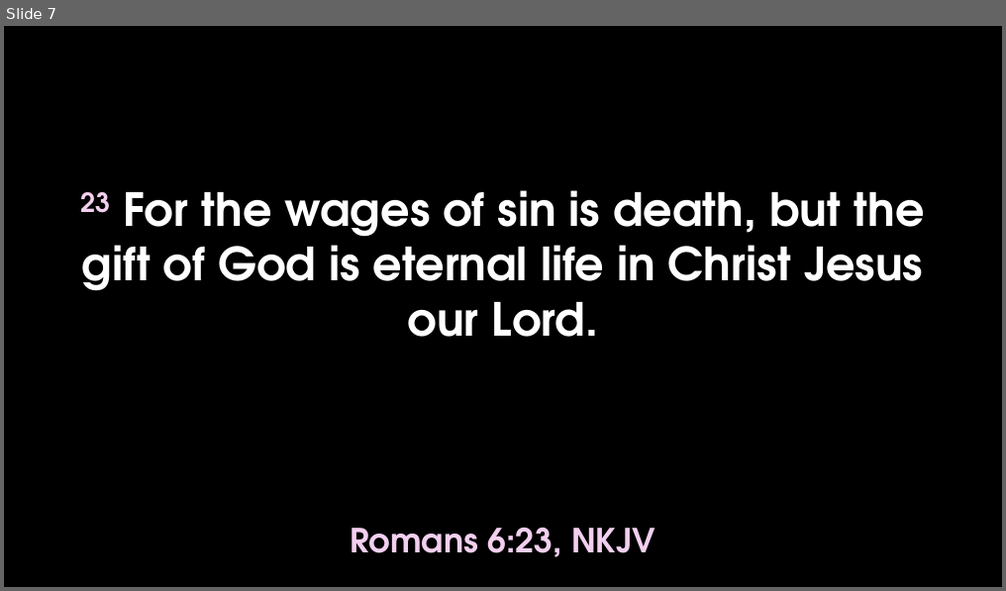
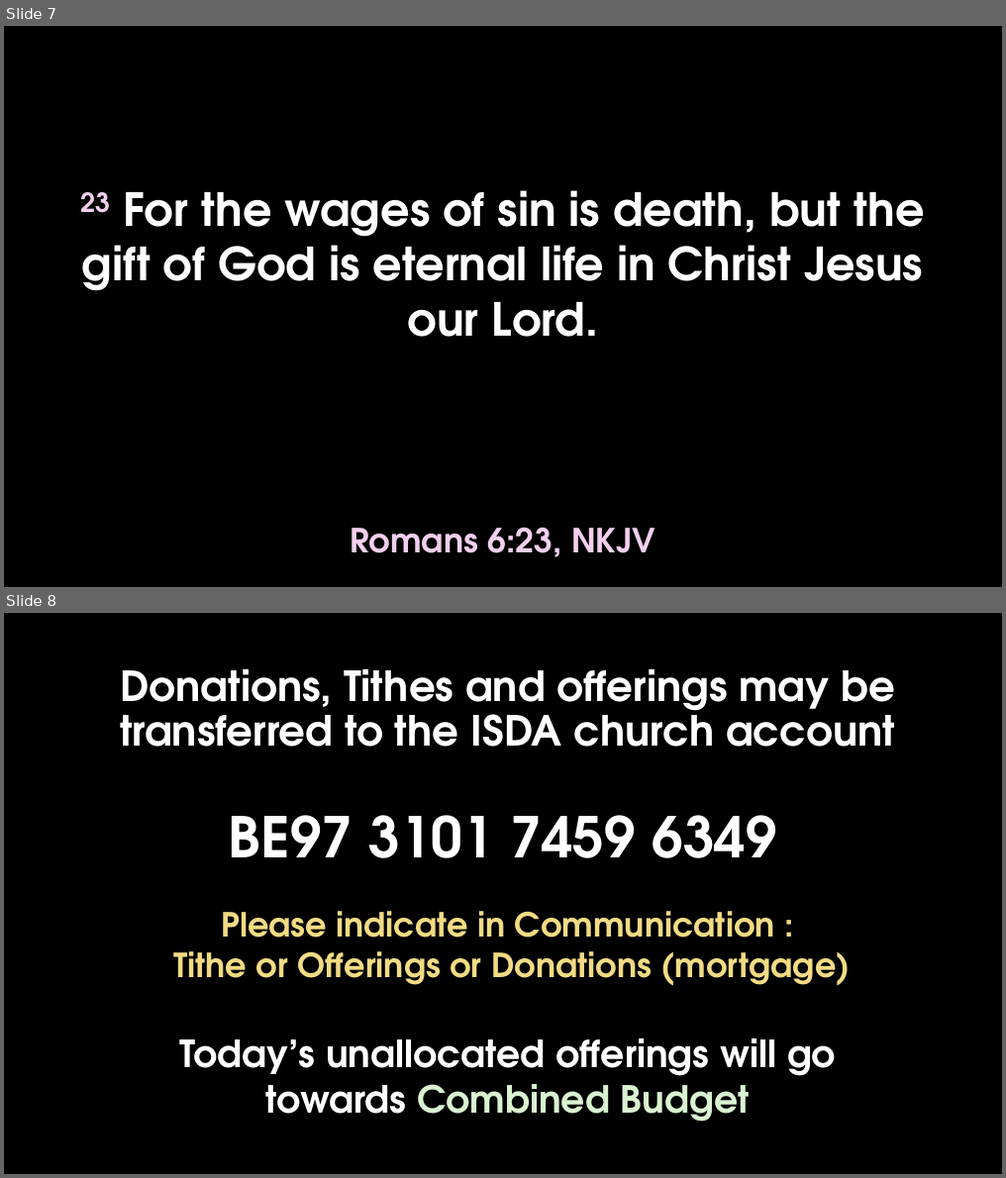
Before and after one commit to notnotedvard/isda-pptgen, a slide deck: assets/template.pptx. Shown one above the other, each under a label of ours: slide 7 before the commit, slides 7 and 8 after it. The pictures are 1006x591 and 1006x1178 pixels, drawn with LibreOffice and Linux fonts; fonts in the diff are those of the drawing; background and template pictures are left out. Boxes give left, top, right and bottom in pixels: in the first picture for what was removed or moved away, otherwise in the second. Text is boxed around its words. In the diff, an @@ line names an element or a change of style, - is before the commit and + after.

Commit message:
insert batch images, thithes & offerings slides

```diff
--- a/assets/template.pptx
+++ b/assets/template.pptx
@@ slide 8 added at [4,613,1002,1174], background picture (left out) @@
@@ text added at [120,668,895,747], 40 pt, text #FFFFFF, bold @@
+Donations, Tithes and offerings may be transferred to the ISDA church account
@@ text added at [229,815,777,859], 54 pt, text #FFFFFF, bold @@
+BE97 3101 7459 6349
@@ text added at [173,911,849,986], 32 pt, text #F2DB84, bold @@
+Please indicate in Communication :
+Tithe or Offerings or Donations (mortgage)
@@ text added at [179,1039,836,1122], 36 pt, text #FFFFFF, bold @@
+Today’s unallocated offerings will go towards Combined Budget
```
Also in this commit, not shown: 2 other slides added, 2 other files.
